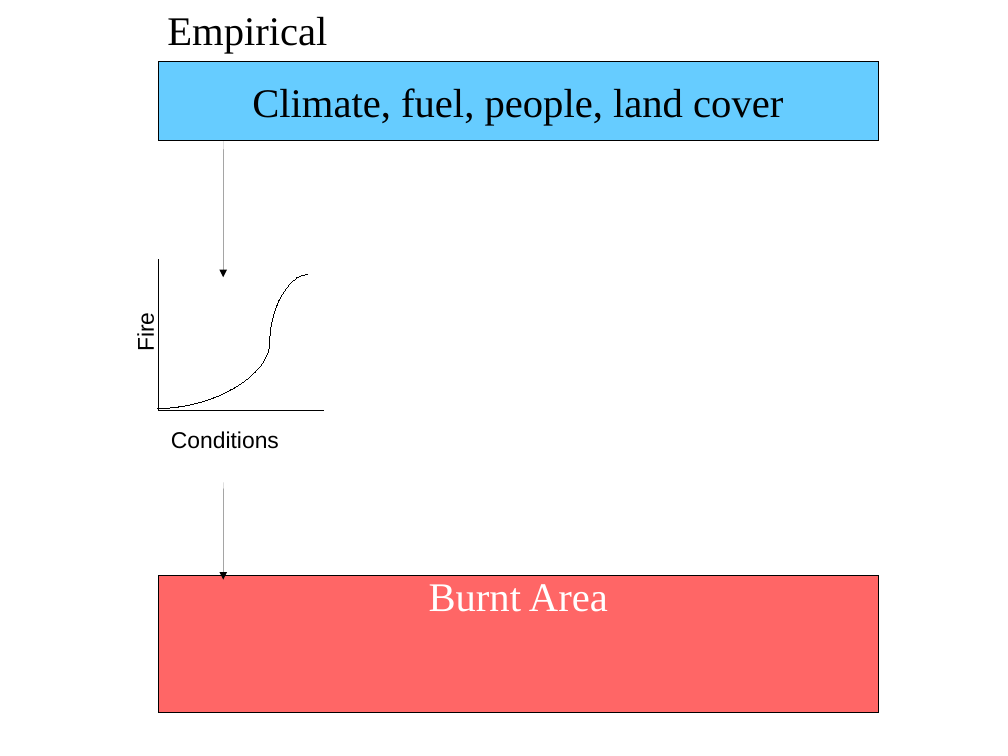
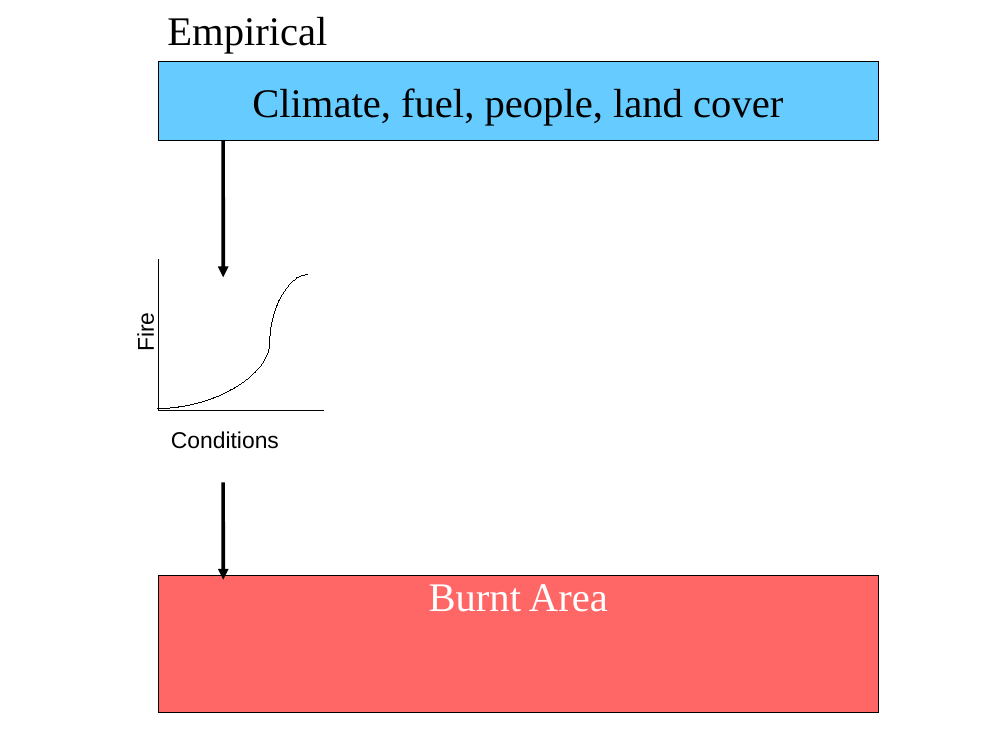
Before and after one commit to douglask3/fireMIPbenchmarking, a slide deck: slide 2 of docs/jules_pres/images/fireModelTypes/pp.odp. Drawn at 1008x756 pixels with LibreOffice and Linux fonts; fonts in the diff are those of the drawing. Boxes give left, top, right and bottom in pixels: in the first picture for what was removed or moved away, otherwise in the second. Text is boxed around its words. In the diff, an @@ line names an element or a change of style, - is before the commit and + after.

```diff
--- a/docs/jules_pres/images/fireModelTypes/pp.odp
+++ b/docs/jules_pres/images/fireModelTypes/pp.odp
@@ arrow (223, 141) - (223, 277): stroke #000000 0 pt to #000000 2.83 pt @@
@@ arrow (223, 483) - (223, 580): stroke #000000 0 pt to #000000 2.83 pt @@
```
Also in this commit, not shown: 1 other slide changed.
